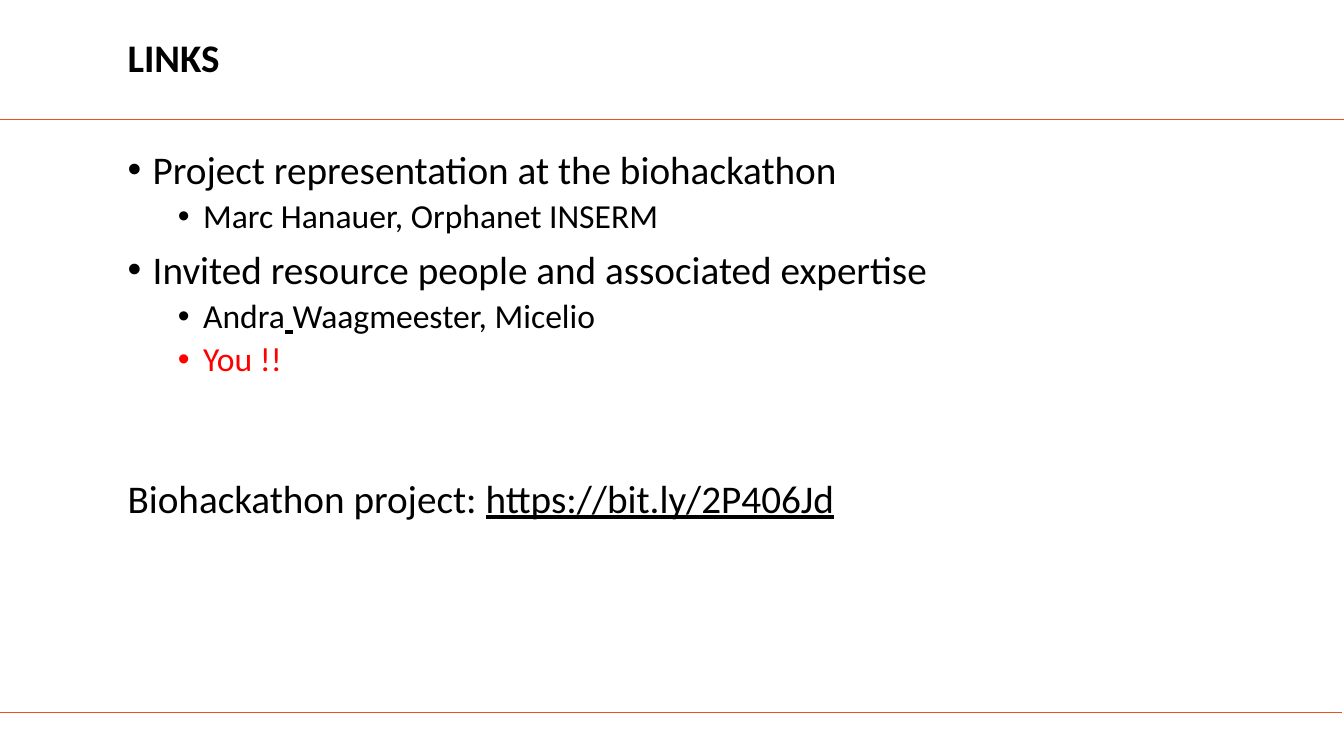
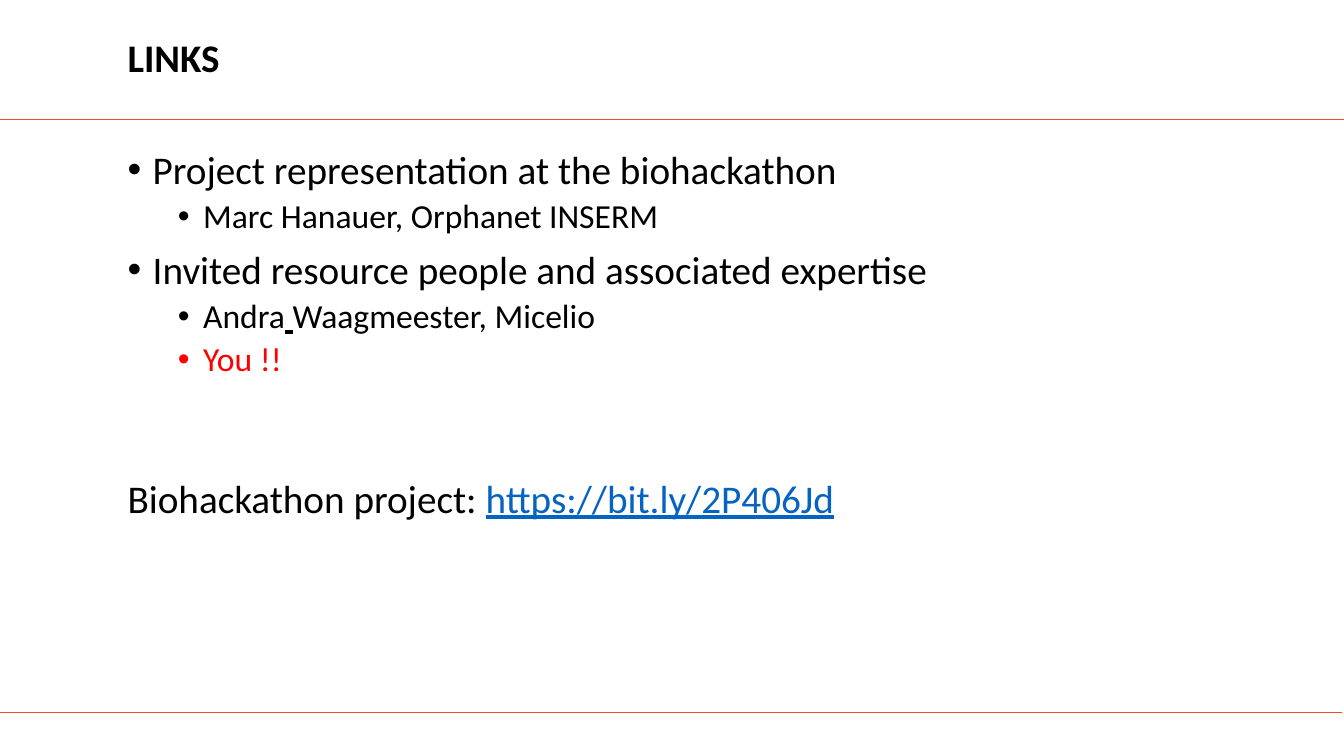
Before and after one commit to elixir-europe/BioHackathon, a slide deck: slide 9 of interoperability/Development of a catalog of federated SPARQL queries in the field of Rare Diseases/BH_Orphanet_SPARQL.pptx (slide 8 before the commit). Drawn at 1344x756 pixels with LibreOffice and Linux fonts; fonts in the diff are those of the drawing; background and template pictures are left out. Boxes give left, top, right and bottom in pixels: in the first picture for what was removed or moved away, otherwise in the second. Text is boxed around its words. In the diff, an @@ line names an element or a change of style, - is before the commit and + after.

```diff
--- a/interoperability/Development of a catalog of federated SPARQL queries in the field of Rare Diseases/BH_Orphanet_SPARQL.pptx
+++ b/interoperability/Development of a catalog of federated SPARQL queries in the field of Rare Diseases/BH_Orphanet_SPARQL.pptx
@@ text at [128, 485, 834, 520]: text colour #000000 to #0563C1 in "https://bit.ly/2P406Jd" @@
```
Also in this commit, not shown: 2 other slides changed, 1 slide added.
